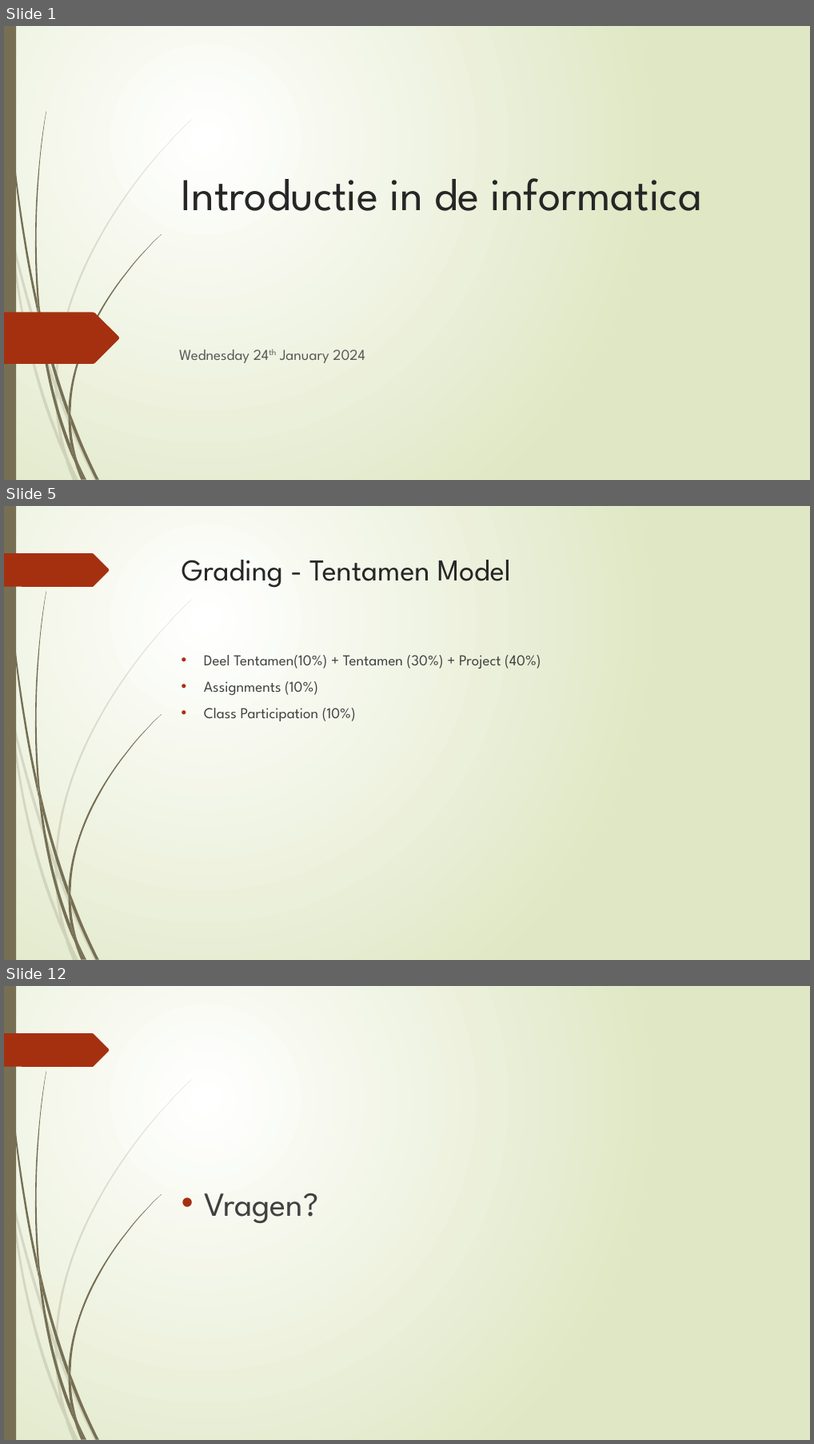
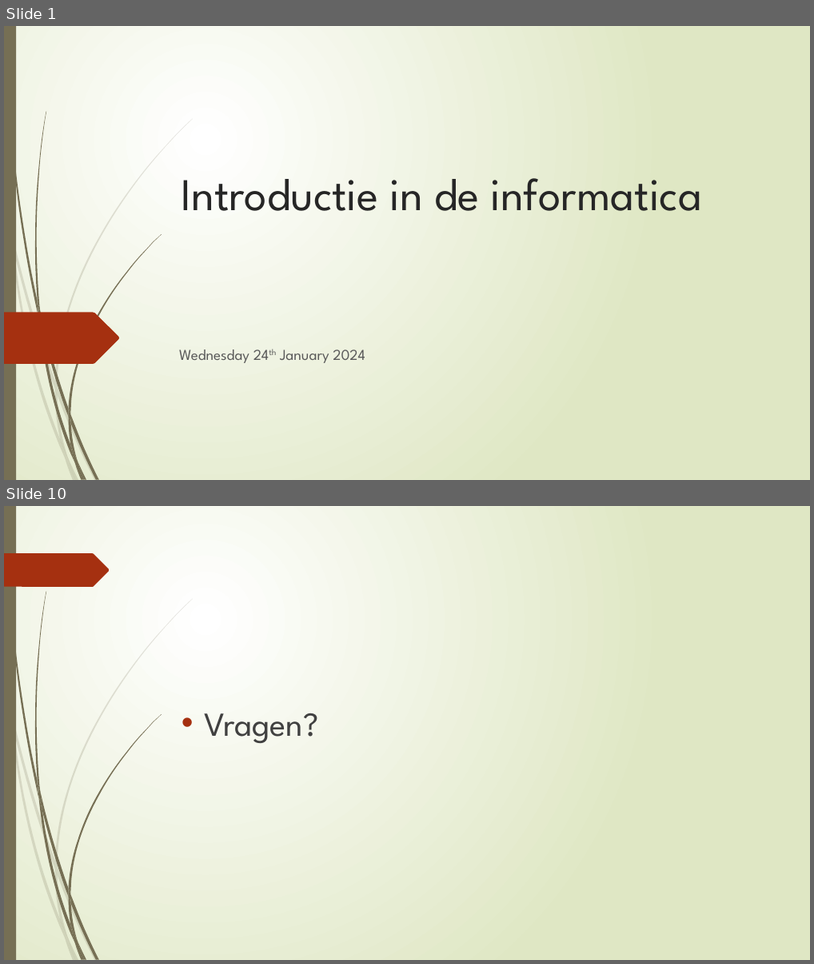
Before and after one commit to widjesh/Inleiding-in-de-Informatica, a slide deck: slides/24th Jan 2024.pptx. Shown one above the other, each under a label of ours: slides 1, 5 and 12 before the commit, slides 1 and 10 after it; the slides between them are not shown. The pictures are 814x1444 and 814x964 pixels, drawn with LibreOffice and Linux fonts; fonts in the diff are those of the drawing. Boxes give left, top, right and bottom in pixels: in the first picture for what was removed or moved away, otherwise in the second. Text is boxed around its words. In the diff, an @@ line names an element or a change of style, - is before the commit and + after.

```diff
--- a/slides/24th Jan 2024.pptx
+++ b/slides/24th Jan 2024.pptx
@@ slide 5 removed at bbox=[4, 506, 810, 960], background gradient #FFFFFF to #DFE8C4; not listed: 24 template elements that a slide beside it also shows @@
@@ title removed at bbox=[182, 560, 511, 588] @@
-Grading - Tentamen Model
@@ text removed at bbox=[204, 655, 541, 721] @@
-• Deel Tentamen(10%) + Tentamen (30%) + Project (40%)
-• Assignments (10%)
-• Class Participation (10%)
@@ what was slide 12 is now slide 10 @@
```
Also in this commit, not shown: 8 slides added, 9 other slides removed.
